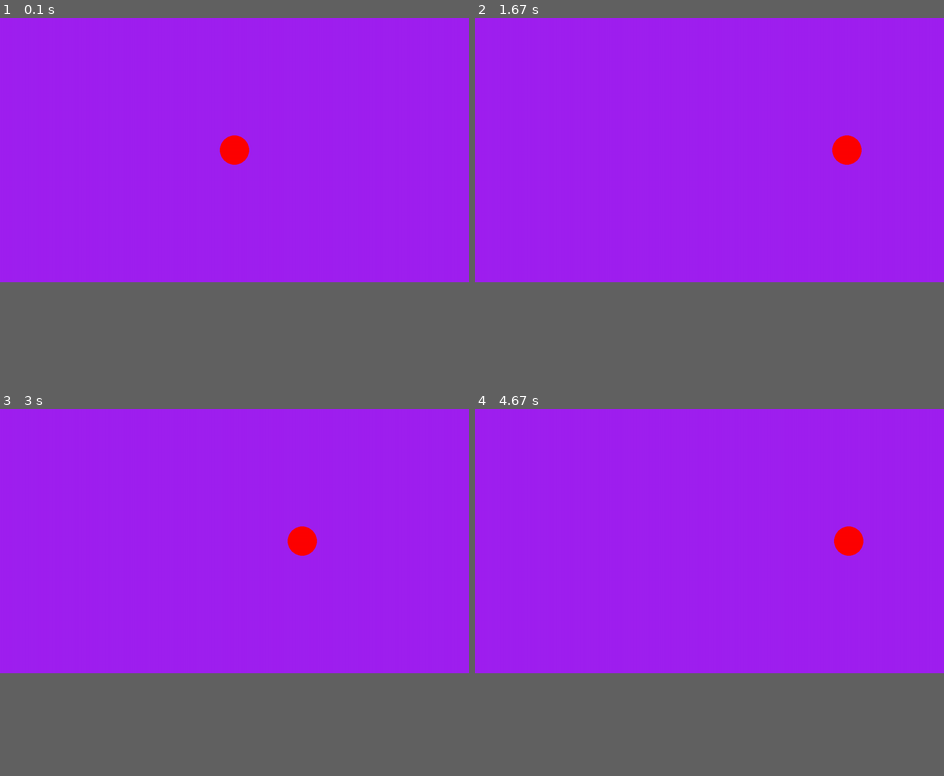
Above: before the commit, frames 1-4 (two rows, left to right).
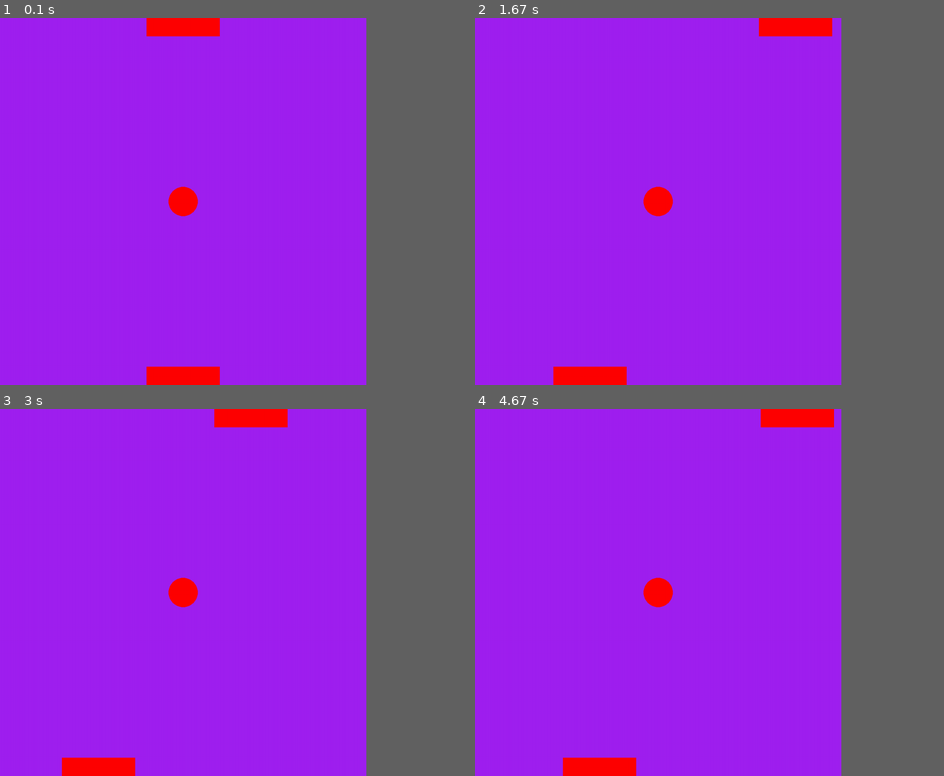
Above: after the commit, the same moments.

Repository: coolant9/computer_program
Game: pygame game, started from pygame/lesson2.py
Two runs of this game, one before a commit and one after it. Both use one fixed random seed, a clock stepped at 60 frames per second and the inputs below.
Inputs:
- Up to frame 1 (0.1 s): no input
- Up to frame 2 (1.67 s): hold J 0.33-0.8 s; hold D 0.33-0.8 s; hold D 0.83-1.3 s; tap J at 0.9, 1.2, 1.4 s; hold D from 1.33 s (still down)
- Up to frame 3 (3 s): tap J at 1.7, 1.9, 2.2, 2.47, 2.77, 2.9 s; release D at 1.8 s; hold A 1.83-2.37 s; hold A 2.4-2.8 s; hold L from 2.83 s (still down); hold D from 2.83 s (still down)
- Up to frame 4 (4.67 s): tap J at 3.2, 3.57, 3.87, 4.23, 4.53 s; release L at 3.47 s; release D at 3.47 s; hold D 3.5-4.13 s; hold A 4.17-4.63 s
In our replay, the window is 900x506 before the commit and 703x703 after it. These sizes can differ from the game's own. Grey fills any space a smaller window leaves; there, only what the larger window draws over its background counts as a difference.

The runs differ from the first frame. In frame 1, 2.4% of the frame differs, in the area x 31-54%, y 0-100%; in frame 2, 2.4%; in frame 3, 2.4%, in the area x 13-68%, y 0-100%; in frame 4, 2.4%.

Commit message:
CONTROL THE PEDALs

Diff:
--- a/pygame/lesson2.py
+++ b/pygame/lesson2.py
@@ -3,13 +3,14 @@
 
 # pygame setup
 pygame.init()
-screen = pygame.display.set_mode((1280, 720))
+screen = pygame.display.set_mode((1000,1000))
 clock = pygame.time.Clock()
 running = True
 dt = 0
 
 player_pos = pygame.Vector2(screen.get_width() / 2, screen.get_height() / 2)
-
+rectangle1_left = 400
+rectangle2_left = 400
 while running:
     # poll for events
     # pygame.QUIT event means the user clicked X to close your window
@@ -21,20 +22,25 @@
     screen.fill("purple")
 
     pygame.draw.circle(screen, "red", player_pos, 40)
+    rectangle1 = pygame.Rect(rectangle1_left,0, 200, 50)
+    rectangle2 = pygame.Rect(rectangle2_left,950, 200, 50)
 
+    pygame.draw.rect(screen,'red', rectangle1)
+    pygame.draw.rect(screen,'red', rectangle2)
     keys = pygame.key.get_pressed()
-    if keys[pygame.K_w]:
-        player_pos.y -= 300 * dt
-    if keys[pygame.K_s]:
-        player_pos.y += 300 * dt
+
     if keys[pygame.K_a]:
-        player_pos.x -= 300 * dt
+        rectangle1_left -= 300 * dt
     if keys[pygame.K_d]:
-        player_pos.x += 300 * dt
+        rectangle1_left += 300 * dt
+    if keys[pygame.K_j]:
+        rectangle2_left -= 300 * dt
+    if keys[pygame.K_l]:
+        rectangle2_left += 300 * dt
+
 
     # flip() the display to put your work on screen
     pygame.display.flip()
-
     # limits FPS to 60
     # dt is delta time in seconds since last frame, used for framerate-
     # independent physics.
